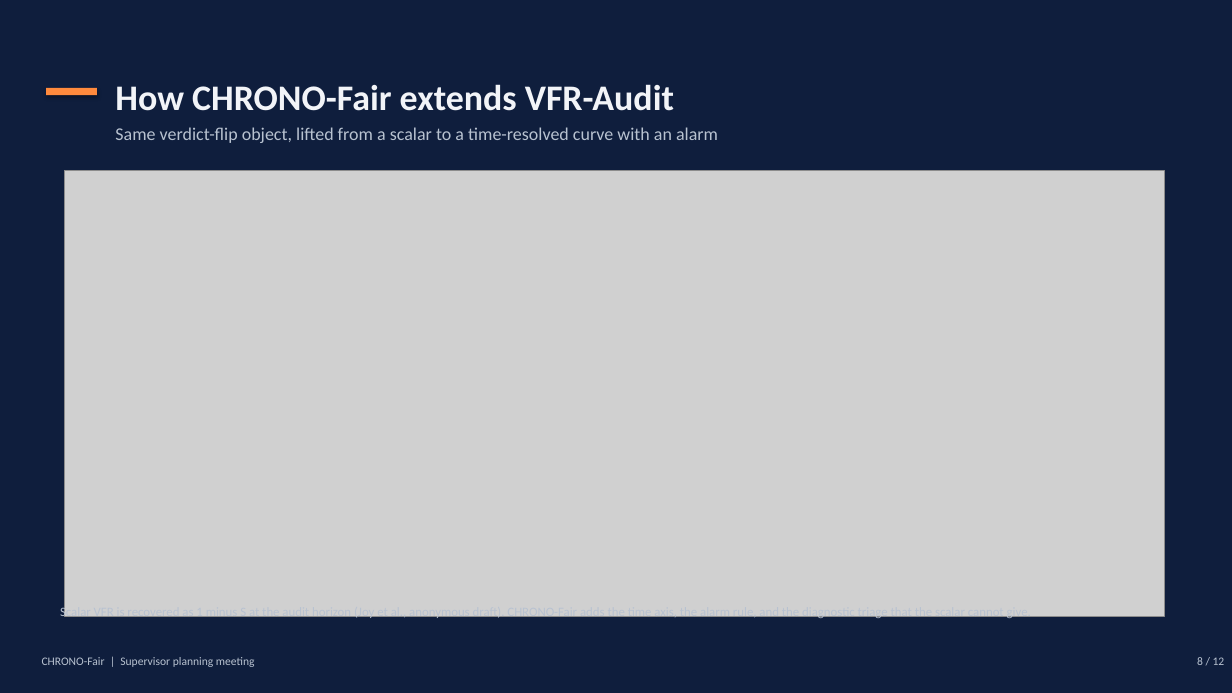
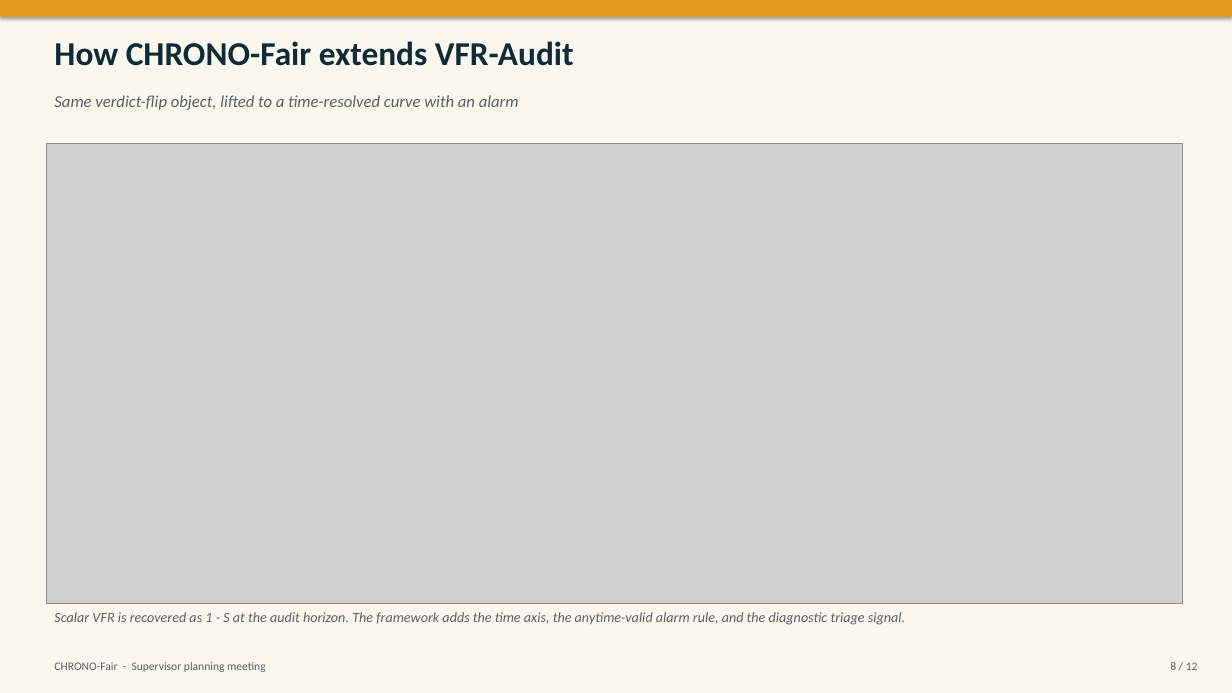
Before and after one commit to MdJoy31/Length-of-stay-prediction-using-Texas100x--Fairness, a slide deck: slide 8 of chrono_fair/presentation/CHRONO_Fair_supervisor_meeting.pptx. Drawn at 1232x693 pixels with LibreOffice and Linux fonts; fonts in the diff are those of the drawing; grey boxes stand for pictures. Boxes give left, top, right and bottom in pixels: in the first picture for what was removed or moved away, otherwise in the second. Text is boxed around its words. In the diff, an @@ line names an element or a change of style, - is before the commit and + after.

```diff
--- a/chrono_fair/presentation/CHRONO_Fair_supervisor_meeting.pptx
+++ b/chrono_fair/presentation/CHRONO_Fair_supervisor_meeting.pptx
@@ rectangle at bbox=[0, 0, 1232, 693]: fill #0F1E3D to #FBF7EE; shadow on @@
@@ rectangle added at bbox=[0, 0, 1232, 17], fill #E69A21 @@
@@ text "How CHRONO-Fair extends VFR-Audit": place and size @@
-text "How CHRONO-Fair extends VFR-Audit" at bbox=[115, 84, 674, 111]
+text "How CHRONO-Fair extends VFR-Audit" at bbox=[54, 41, 574, 66]
@@ text "How CHRONO-Fair extends VFR-Audit" at bbox=[54, 41, 574, 66]: size 28 to 26 pt, text colour #F2F4F8 to #0E2B36 @@
@@ rectangle removed at bbox=[46, 88, 97, 95] @@
@@ text at bbox=[54, 95, 519, 110]: text changed; size 14 to 13 pt; text colour #B8C2D0 to #5A6066; italic on @@
-Same verdict-flip object, lifted from a scalar to a time-resolved curve with an alarm
+Same verdict-flip object, lifted to a time-resolved curve with an alarm
@@ picture: place and size @@
-picture at bbox=[65, 171, 1165, 616]
+picture at bbox=[46, 143, 1183, 604]
@@ text at bbox=[54, 612, 905, 625]: text changed; size 10 to 11 pt; text colour #B8C2D0 to #5A6066; italic on @@
-Scalar VFR is recovered as 1 minus S at the audit horizon (Joy et al., anonymous draft). CHRONO-Fair adds the time axis, the alarm rule, and the diagnostic triage that the scalar cannot give.
+Scalar VFR is recovered as 1 - S at the audit horizon. The framework adds the time axis, the anytime-valid alarm rule, and the diagnostic triage signal.
@@ text "8 / 12" at bbox=[1170, 662, 1198, 670]: text colour #B8C2D0 to #5A6066 @@
@@ text at bbox=[54, 662, 266, 672]: text changed; text colour #B8C2D0 to #5A6066 @@
-CHRONO-Fair | Supervisor planning meeting
+CHRONO-Fair - Supervisor planning meeting
```
Also in this commit, not shown: 10 other slides changed, 3 slides added, 1 slide removed.
